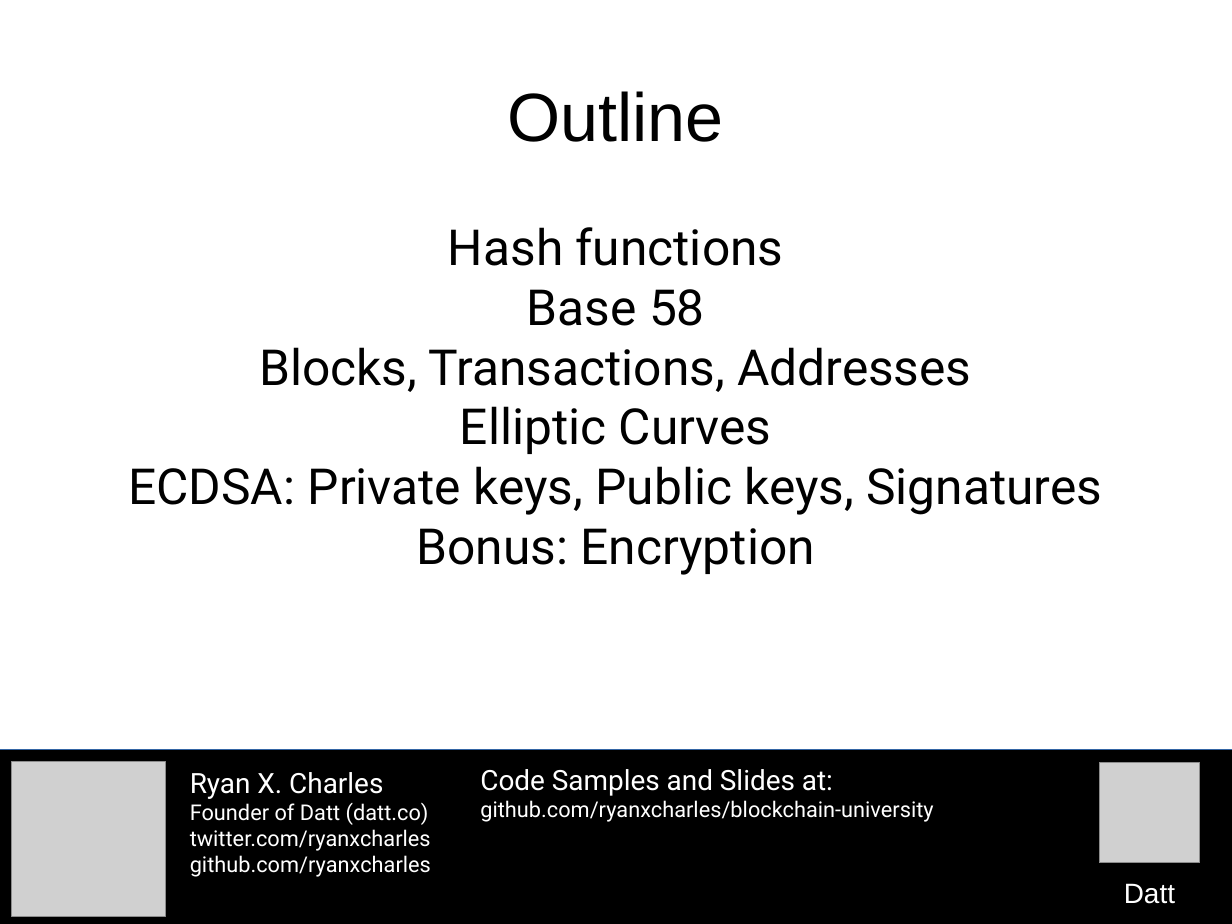
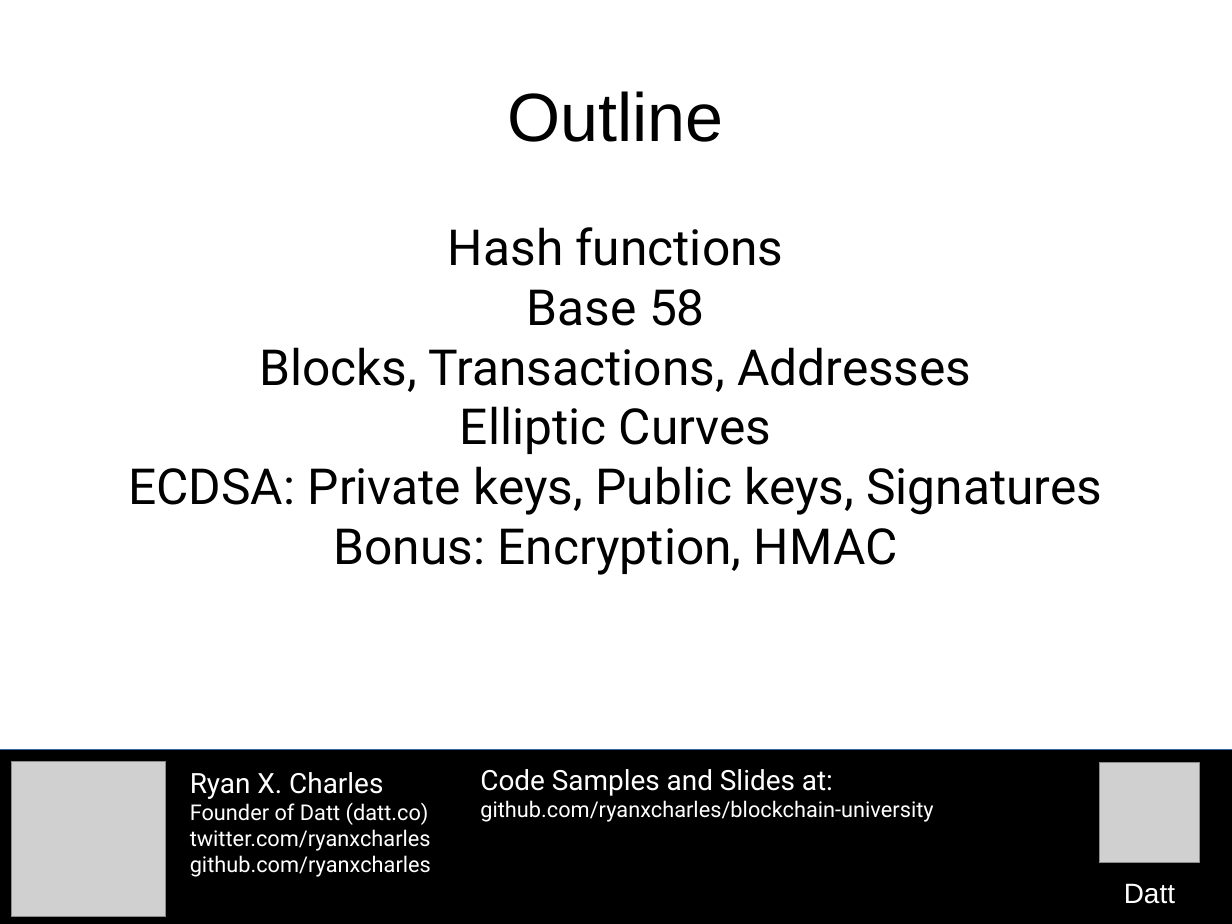
Before and after one commit to camelash/blockchain-university, a slide deck: slide 2 of slides/2015-10-26-bitcoin-cryptography.odp (slide 3 before the commit). Drawn at 1232x924 pixels with LibreOffice and Linux fonts; fonts in the diff are those of the drawing; grey boxes stand for pictures. Boxes give left, top, right and bottom in pixels: in the first picture for what was removed or moved away, otherwise in the second. Text is boxed around its words. In the diff, an @@ line names an element or a change of style, - is before the commit and + after.

```diff
--- a/slides/2015-10-26-bitcoin-cryptography.odp
+++ b/slides/2015-10-26-bitcoin-cryptography.odp
@@ subtitle at box(333, 528, 898, 575): text changed @@
-Bonus: Encryption
+Bonus: Encryption, HMAC
```
Also in this commit, not shown: 9 other slides changed, 7 slides added, 3 other files.
